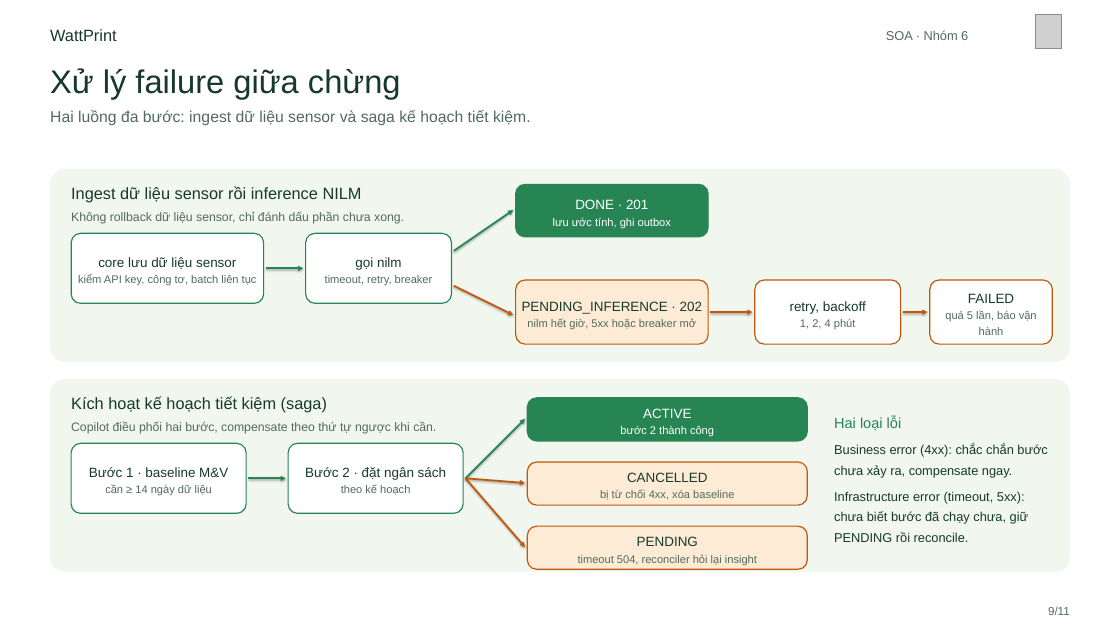
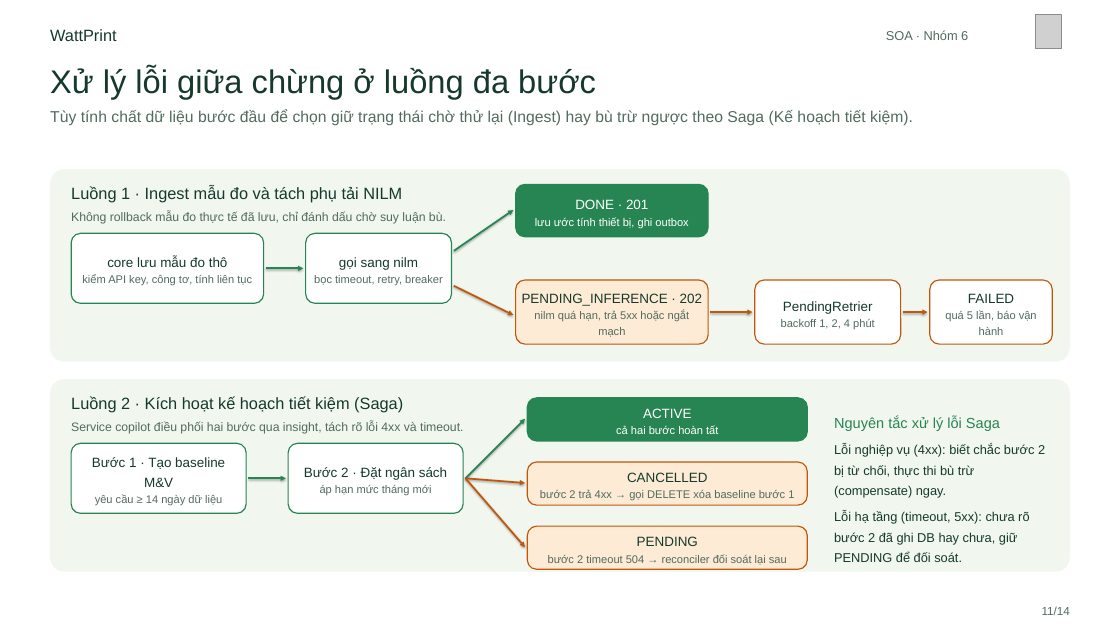
Before and after one commit to daFoggo/wattprint-backend, a slide deck: slide 11 of docs/soa/SOA-WattPrint-Slide.pptx (slide 9 before the commit). Drawn at 1120x630 pixels with LibreOffice and Linux fonts; fonts in the diff are those of the drawing; grey boxes stand for pictures. Boxes give left, top, right and bottom in pixels: in the first picture for what was removed or moved away, otherwise in the second. Text is boxed around its words. In the diff, an @@ line names an element or a change of style, - is before the commit and + after.

```diff
--- a/docs/soa/SOA-WattPrint-Slide.pptx
+++ b/docs/soa/SOA-WattPrint-Slide.pptx
@@ text at [50,67,596,99]: text changed @@
-Xử lý failure giữa chừng
+Xử lý lỗi giữa chừng ở luồng đa bước
@@ text at [50,109,913,126]: text changed @@
-Hai luồng đa bước: ingest dữ liệu sensor và saga kế hoạch tiết kiệm.
+Tùy tính chất dữ liệu bước đầu để chọn giữ trạng thái chờ thử lại (Ingest) hay bù trừ ngược theo Saga (Kế hoạch tiết kiệm).
@@ text at [71,186,402,203]: text changed @@
-Ingest dữ liệu sensor rồi inference NILM
+Luồng 1 · Ingest mẫu đo và tách phụ tải NILM
@@ text at [71,211,446,224]: text changed @@
-Không rollback dữ liệu sensor, chỉ đánh dấu phần chưa xong.
+Không rollback mẫu đo thực tế đã lưu, chỉ đánh dấu chờ suy luận bù.
@@ text at [535,217,688,228]: text changed @@
-lưu ước tính, ghi outbox
+lưu ước tính thiết bị, ghi outbox
@@ text at [82,256,252,286]: text changed @@
-core lưu dữ liệu sensor
-kiểm API key, công tơ, batch liên tục
+core lưu mẫu đo thô
+kiểm API key, công tơ, tính liên tục
@@ text at [314,257,443,285]: text changed @@
-gọi nilm
-timeout, retry, breaker
+gọi sang nilm
+bọc timeout, retry, breaker
@@ text at [534,310,690,337]: text changed @@
-nilm hết giờ, 5xx hoặc breaker mở
+nilm quá hạn, trả 5xx hoặc ngắt mạch
@@ text at [781,301,875,329]: text changed; size 17.2 to 14.2 pt; text colour #16392C to #526B5E @@
-retry, backoff
-1, 2, 4 phút
+PendingRetrier
+backoff 1, 2, 4 phút
@@ text at [71,396,403,413]: text changed @@
-Kích hoạt kế hoạch tiết kiệm (saga)
+Luồng 2 · Kích hoạt kế hoạch tiết kiệm (Saga)
@@ text at [834,416,1045,562]: text changed @@
-Hai loại lỗi
-Business error (4xx): chắc chắn bước chưa xảy ra, compensate ngay.
-Infrastructure error (timeout, 5xx): chưa biết bước đã chạy chưa, giữ PENDING rồi reconcile.
+Nguyên tắc xử lý lỗi Saga
+Lỗi nghiệp vụ (4xx): biết chắc bước 2 bị từ chối, thực thi bù trừ (compensate) ngay.
+Lỗi hạ tầng (timeout, 5xx): chưa rõ bước 2 đã ghi DB hay chưa, giữ PENDING để đối soát.
@@ text at [71,421,463,434]: text changed @@
-Copilot điều phối hai bước, compensate theo thứ tự ngược khi cần.
+Service copilot điều phối hai bước qua insight, tách rõ lỗi 4xx và timeout.
@@ text at [616,426,718,434]: text changed @@
-bước 2 thành công
+cả hai bước hoàn tất
@@ text at [92,457,225,505]: text changed @@
-Bước 1 · baseline M&V
-cần ≥ 14 ngày dữ liệu
+Bước 1 · Tạo baseline M&V
+yêu cầu ≥ 14 ngày dữ liệu
@@ text at [304,467,447,496]: text changed @@
-Bước 2 · đặt ngân sách
-theo kế hoạch
+Bước 2 · Đặt ngân sách
+áp hạn mức tháng mới
@@ text at [540,490,794,500]: text changed @@
-bị từ chối 4xx, xóa baseline
+bước 2 trả 4xx → gọi DELETE xóa baseline bước 1
@@ text at [548,554,787,565]: text changed @@
-timeout 504, reconciler hỏi lại insight
+bước 2 timeout 504 → reconciler đối soát lại sau
@@ text at [1042,606,1070,615]: text changed @@
-9/11
+11/14
```
Also in this commit, not shown: 5 other slides changed, 8 slides added, 5 slides removed, 29 other files.
